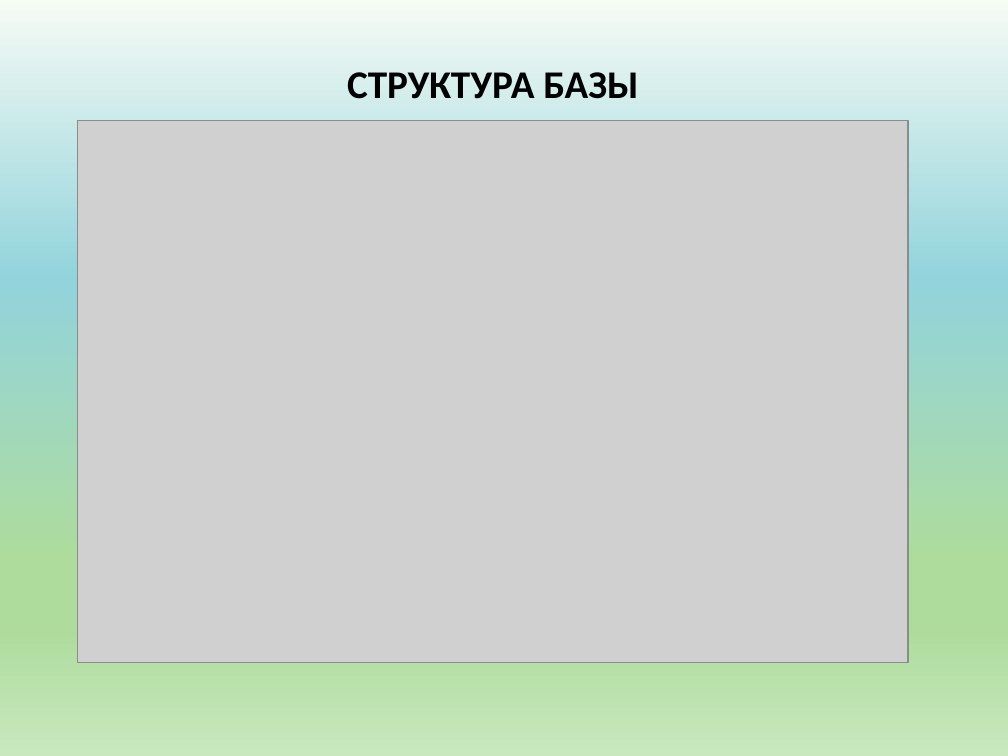
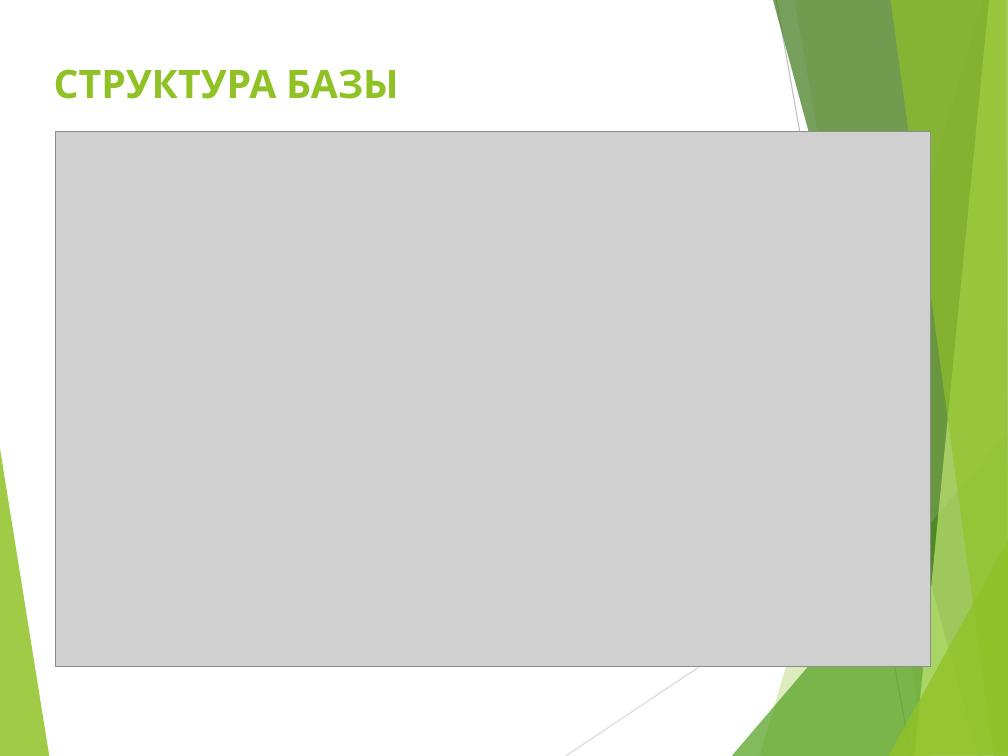
Before and after one commit to kolomigor/Labyrinth, a slide deck: slide 6 of Prezentatsia_V.pptx (slide 7 before the commit). Drawn at 1008x756 pixels with LibreOffice and Linux fonts; fonts in the diff are those of the drawing; grey boxes stand for pictures. Boxes give left, top, right and bottom in pixels: in the first picture for what was removed or moved away, otherwise in the second. Text is boxed around its words. In the diff, an @@ line names an element or a change of style, - is before the commit and + after.

```diff
--- a/Prezentatsia_V.pptx
+++ b/Prezentatsia_V.pptx
@@ background gradient #F6FBF4 to #92D3DC to #AEDC9D to #C9E8BE to #FFFFFF @@
@@ title "СТРУКТУРА БАЗЫ" at box(54, 69, 398, 99): font Calibri to Karla, text colour #000000 to #90C226; alignment centre to left @@
@@ picture: place and size @@
-picture at box(78, 121, 908, 663)
+picture at box(55, 132, 930, 667)
@@ group added at box(0, 0, 1008, 756): 8 freeform shapes, 2 lines @@
```
Also in this commit, not shown: 6 other slides changed, 3 slides added, 5 slides removed.
